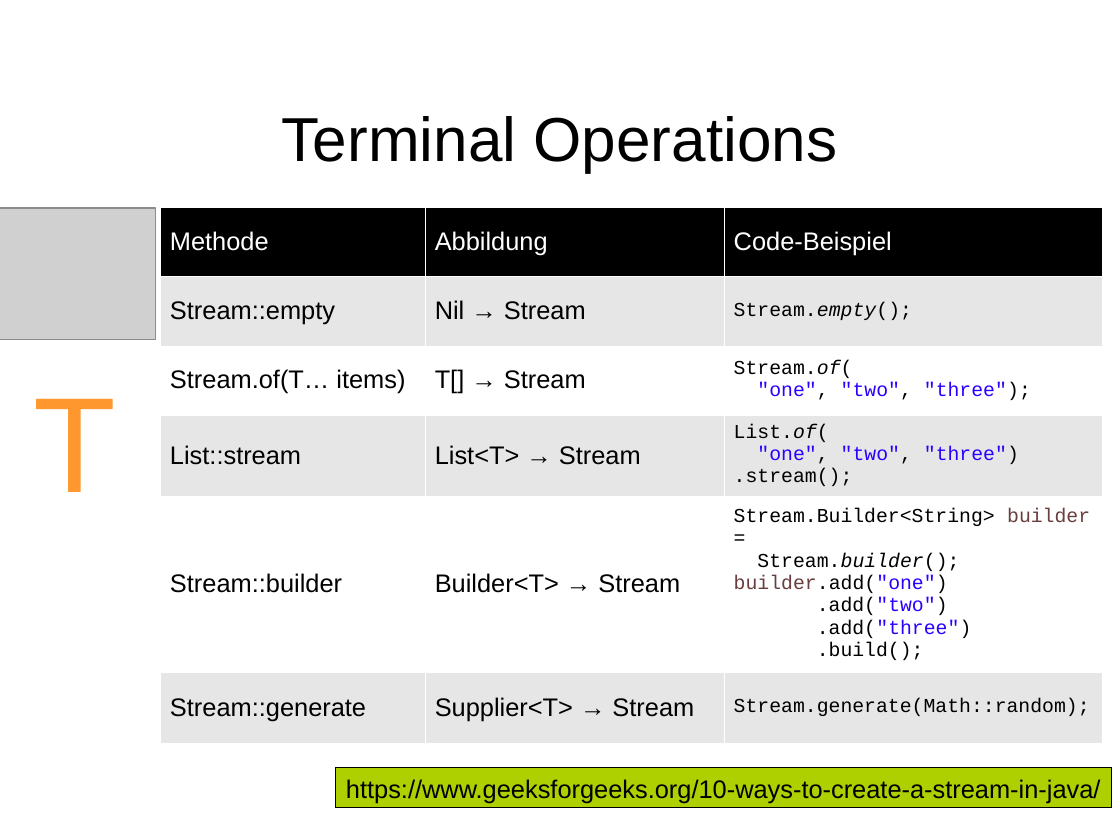
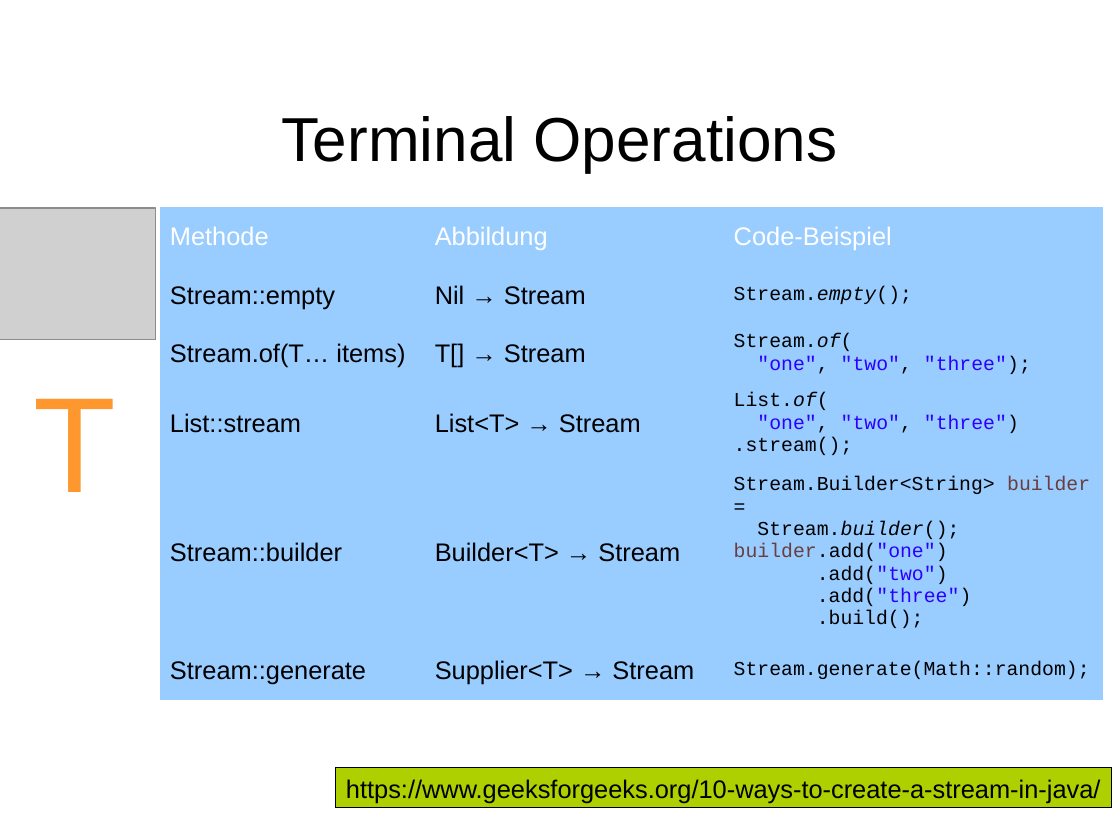
Before and after one commit to dlindner/vorlesung-se2-dhbw, a slide deck: slide 13 of added_2020/Java Streams API.odp (slide 10 before the commit). Drawn at 1120x840 pixels with LibreOffice and Linux fonts; fonts in the diff are those of the drawing; grey boxes stand for pictures; background and template pictures are left out. Boxes give left, top, right and bottom in pixels: in the first picture for what was removed or moved away, otherwise in the second. Text is boxed around its words. In the diff, an @@ line names an element or a change of style, - is before the commit and + after.

Commit message:
Intermediate Operations

```diff
--- a/added_2020/Java Streams API.odp
+++ b/added_2020/Java Streams API.odp
@@ table at [160, 207, 1103, 738] @@
@@ fill #000000 to #99CCFF in row 1 @@
@@ fill #E6E6E6 to #99CCFF in 9 cells @@
@@ fill #FFFFFF to #99CCFF in 6 cells @@
@@ borders changed @@
```
Also in this commit, not shown: 1 other slide changed, 4 slides added, 1 slide removed.
